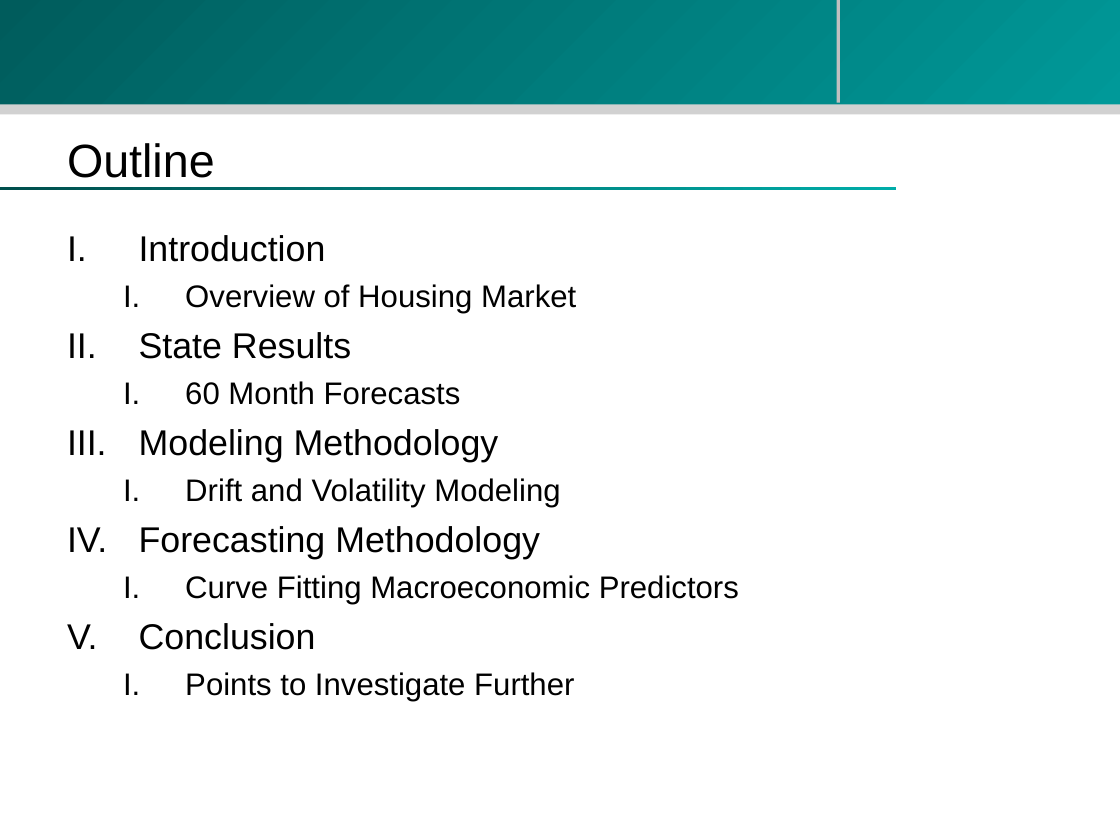
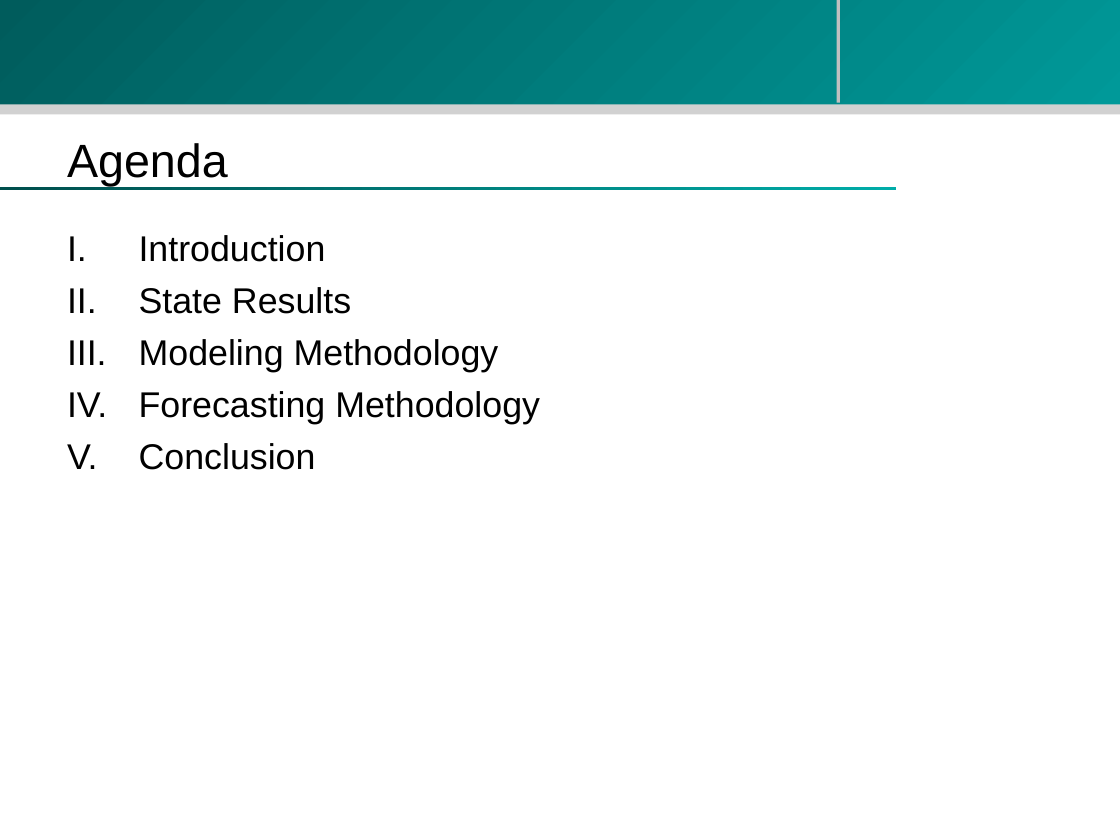
Before and after one commit to zhouzhenghui/svnrepository, a slide deck: slide 2 of SVNRepository/Presentation/M.Eng Final Presentation-take2.ppt. Drawn at 1120x840 pixels with LibreOffice and Linux fonts; fonts in the diff are those of the drawing; background and template pictures are left out. Boxes give left, top, right and bottom in pixels: in the first picture for what was removed or moved away, otherwise in the second. Text is boxed around its words. In the diff, an @@ line names an element or a change of style, - is before the commit and + after.

```diff
--- a/SVNRepository/Presentation/M.Eng Final Presentation-take2.ppt
+++ b/SVNRepository/Presentation/M.Eng Final Presentation-take2.ppt
@@ title at [67, 143, 228, 186]: text changed @@
-Outline
+Agenda
@@ text at [185, 284, 576, 314]: paragraph removed @@
-  I. Overview of Housing Market
@@ text at [185, 381, 461, 405]: paragraph removed @@
-  I. 60 Month Forecasts
@@ text at [185, 478, 560, 508]: paragraph removed @@
-  I. Drift and Volatility Modeling
@@ text at [185, 575, 739, 605]: paragraph removed @@
-  I. Curve Fitting Macroeconomic Predictors
@@ text at [185, 672, 574, 702]: paragraph removed @@
-  I. Points to Investigate Further
```
Also in this commit, not shown: 9 other slides changed, 3 slides added, 1 slide removed.
